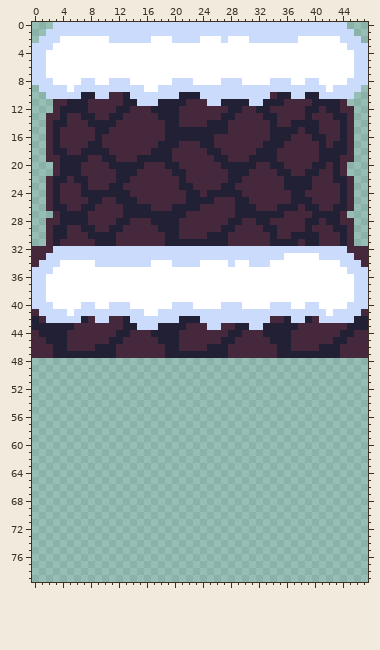
Sprite sheet, stored at 1st Semester Creative Project/Assets/Level 1 Tileset.png. Above, as it was before the edit.
The file is 48x80 pixels.
The same view after the edit:
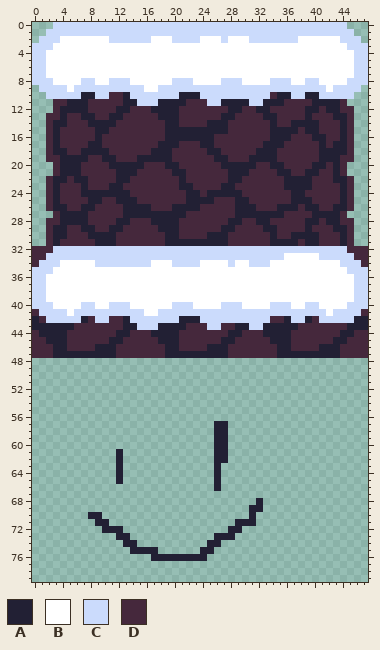
Palette (. is transparent): A #222034  B #ffffff  C #cbdbfc  D #45283c
Difference:
@@ x 6..34 @@
 56 .............................
-57 .............................
-58 .............................
-59 .............................
-60 .............................
-61 .............................
-62 .............................
-63 .............................
-64 .............................
-65 .............................
-66 .............................
+57 ....................AA.......
+58 ....................AA.......
+59 ....................AA.......
+60 ....................AA.......
+61 ......A.............AA.......
+62 ......A.............AA.......
+63 ......A.............A........
+64 ......A.............A........
+65 ......A.............A........
+66 ....................A........
 67 .............................
-68 .............................
-69 .............................
-70 .............................
-71 .............................
-72 .............................
-73 .............................
-74 .............................
-75 .............................
-76 .............................
+68 ..........................A..
+69 .........................AA..
+70 ..AA.....................A...
+71 ...AA..................AAA...
+72 ....AAA...............AA.....
+73 ......AA............AAA......
+74 .......AA..........AA........
+75 ........AAAA......AA.........
+76 ...........AAAAAAAA..........
 77 .............................
